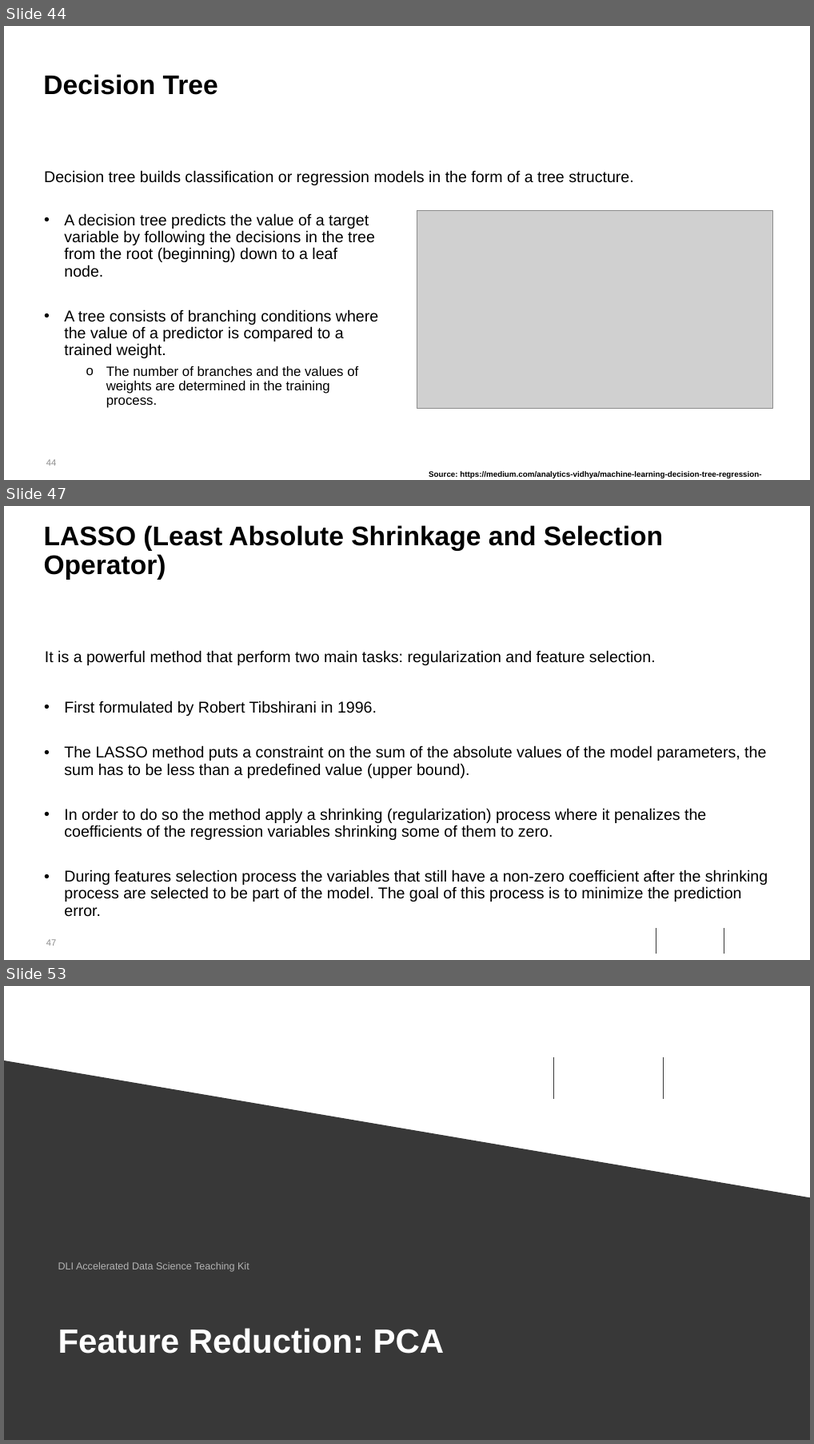
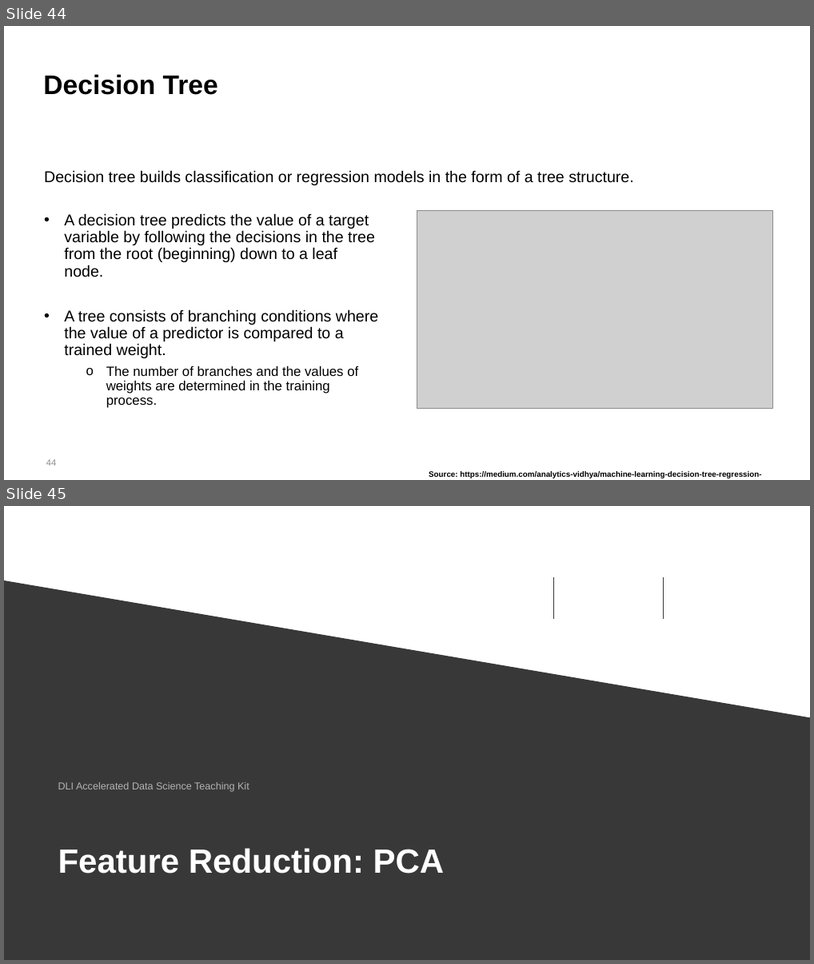
Before and after one commit to manglayev/nu-courses-material, a slide deck: CSCI-423/week-11/Lecture-3-data-pre-processing.pptx. Shown one above the other, each under a label of ours: slides 44, 47 and 53 before the commit, slides 44 and 45 after it; the slides between them are not shown. The pictures are 814x1444 and 814x964 pixels, drawn with LibreOffice and Linux fonts; fonts in the diff are those of the drawing; grey boxes stand for pictures; background and template pictures are left out. Boxes give left, top, right and bottom in pixels: in the first picture for what was removed or moved away, otherwise in the second. Text is boxed around its words. In the diff, an @@ line names an element or a change of style, - is before the commit and + after.

```diff
--- a/CSCI-423/week-11/Lecture-3-data-pre-processing.pptx
+++ b/CSCI-423/week-11/Lecture-3-data-pre-processing.pptx
@@ slide 47 removed at [4, 506, 810, 960], background #FFFFFF; not listed: 1 template element that a slide beside it also shows @@
@@ title removed at [44, 525, 663, 579] @@
-LASSO (Least Absolute Shrinkage and Selection Operator)
@@ text removed at [45, 650, 656, 665] @@
-It is a powerful method that perform two main tasks: regularization and feature selection.
@@ text removed at [64, 700, 768, 916] @@
-• First formulated by Robert Tibshirani in 1996.
-• The LASSO method puts a constraint on the sum of the absolute values of the model parameters, the sum has to be less than a predefined value (upper bound).
-• In order to do so the method apply a shrinking (regularization) process where it penalizes the coefficients of the regression variables shrinking some of them to zero.
-• During features selection process the variables that still have a non-zero coefficient after the shrinking process are selected to be part of the model. The goal of this process is to minimize the prediction error.
@@ line removed from (656, 928) to (656, 953) @@
@@ line removed from (724, 928) to (724, 953) @@
@@ what was slide 53 is now slide 45 @@
```
Also in this commit, not shown: 7 other slides removed.
